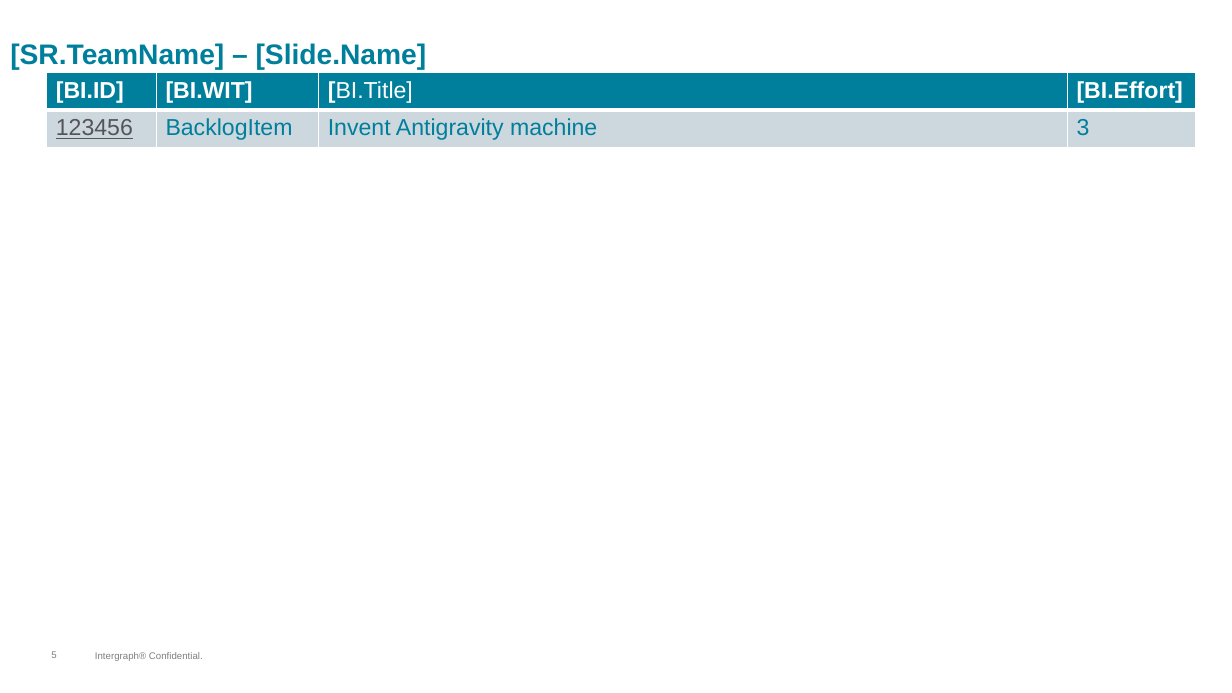
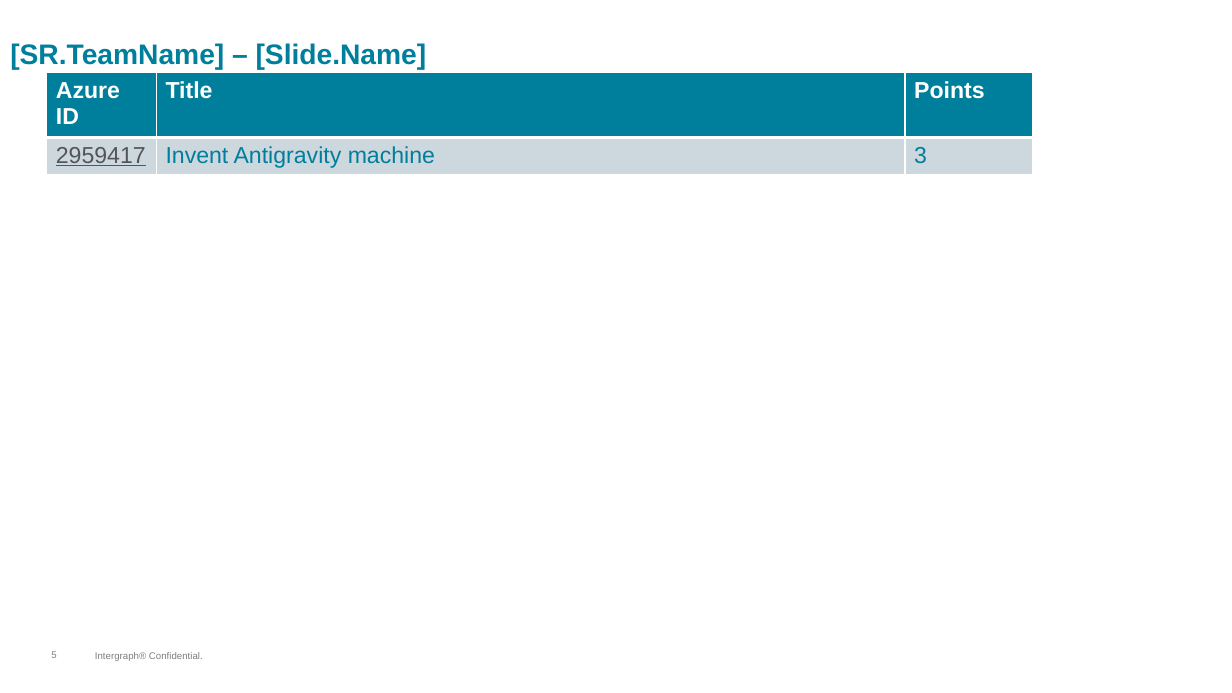
Before and after one commit to Pipecasso/AliasPaul, a slide deck: slide 5 of autosprintreview/Sprint Review Template.pptx. Drawn at 1232x693 pixels with LibreOffice and Linux fonts; fonts in the diff are those of the drawing; background and template pictures are left out. Boxes give left, top, right and bottom in pixels: in the first picture for what was removed or moved away, otherwise in the second. Text is boxed around its words. In the diff, an @@ line names an element or a change of style, - is before the commit and + after.

Commit message:
Tweaked Template for Tables

```diff
--- a/autosprintreview/Sprint Review Template.pptx
+++ b/autosprintreview/Sprint Review Template.pptx
@@ table at [46, 73, 1032, 172] @@
-column 1: [BI.ID] | 123456
-column 2: [BI.WIT] | BacklogItem
-column 3: [BI.Title] | Invent Antigravity machine
-column 4: [BI.Effort] | 3
+column 1: Azure ID | 2959417
+column 2: Title | Invent Antigravity machine
+column 3: Points | 3
@@ table: place and size @@
-table at [46, 73, 1195, 148]
+table at [46, 73, 1032, 172]
```
